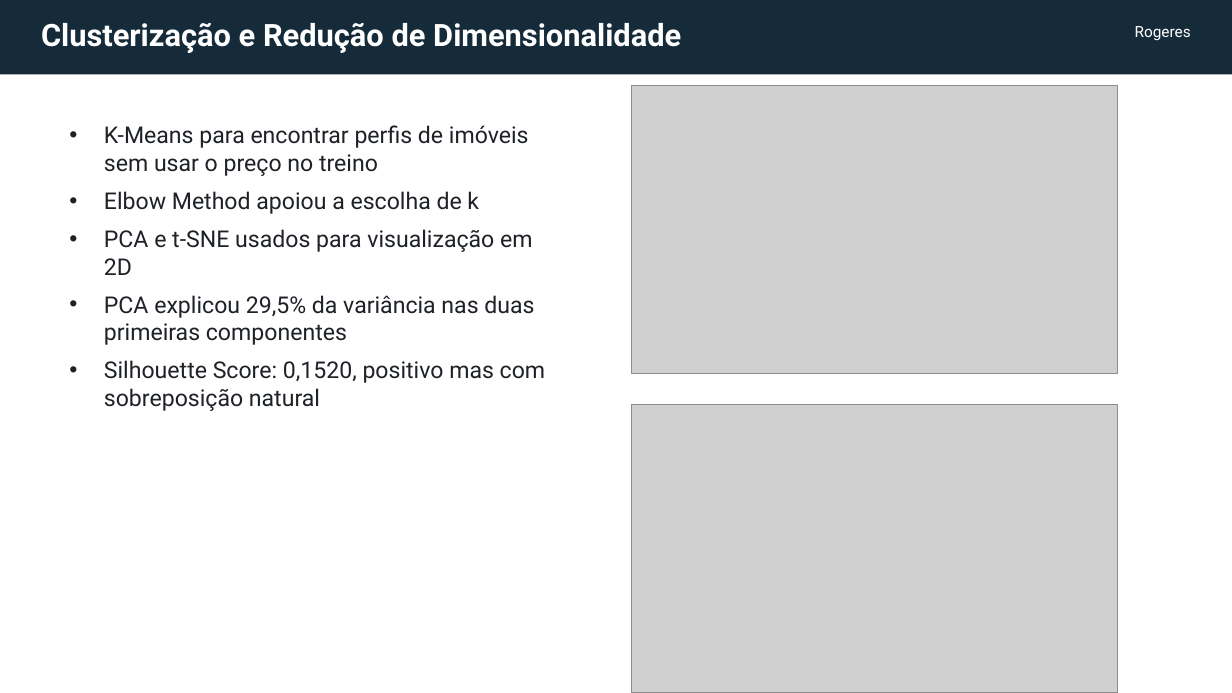
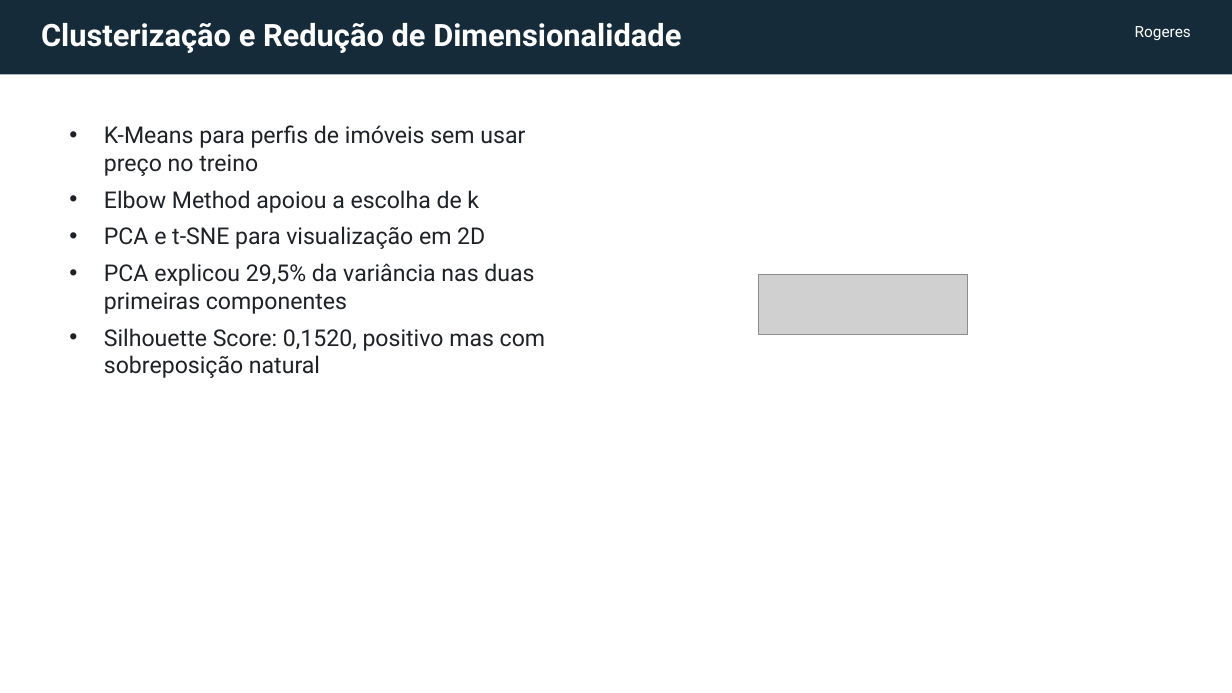
Before and after one commit to luisflipefv/analise-de-dados-c3, a slide deck: slide 8 of slides/apresentacao_house_prices_c3.pptx. Drawn at 1232x693 pixels with LibreOffice and Linux fonts; fonts in the diff are those of the drawing; grey boxes stand for pictures. Boxes give left, top, right and bottom in pixels: in the first picture for what was removed or moved away, otherwise in the second. Text is boxed around its words. In the diff, an @@ line names an element or a change of style, - is before the commit and + after.

```diff
--- a/slides/apresentacao_house_prices_c3.pptx
+++ b/slides/apresentacao_house_prices_c3.pptx
@@ picture removed at box(632, 85, 1118, 373) @@
@@ text at box(104, 125, 525, 176): text changed @@
-• K-Means para encontrar perfis de imóveis sem usar o preço no treino
+• K-Means para perfis de imóveis sem usar preço no treino
@@ text at box(104, 190, 545, 378): less space between paragraphs @@
@@ text at box(104, 226, 485, 249): text changed @@
-• PCA e t-SNE usados para visualização em 2D
+• PCA e t-SNE para visualização em 2D
@@ picture added at box(759, 274, 968, 335) @@
@@ picture removed at box(632, 405, 1118, 693) @@
```
Also in this commit, not shown: 9 other slides changed, 3 slides added, 2 slides removed, 2 other files.
